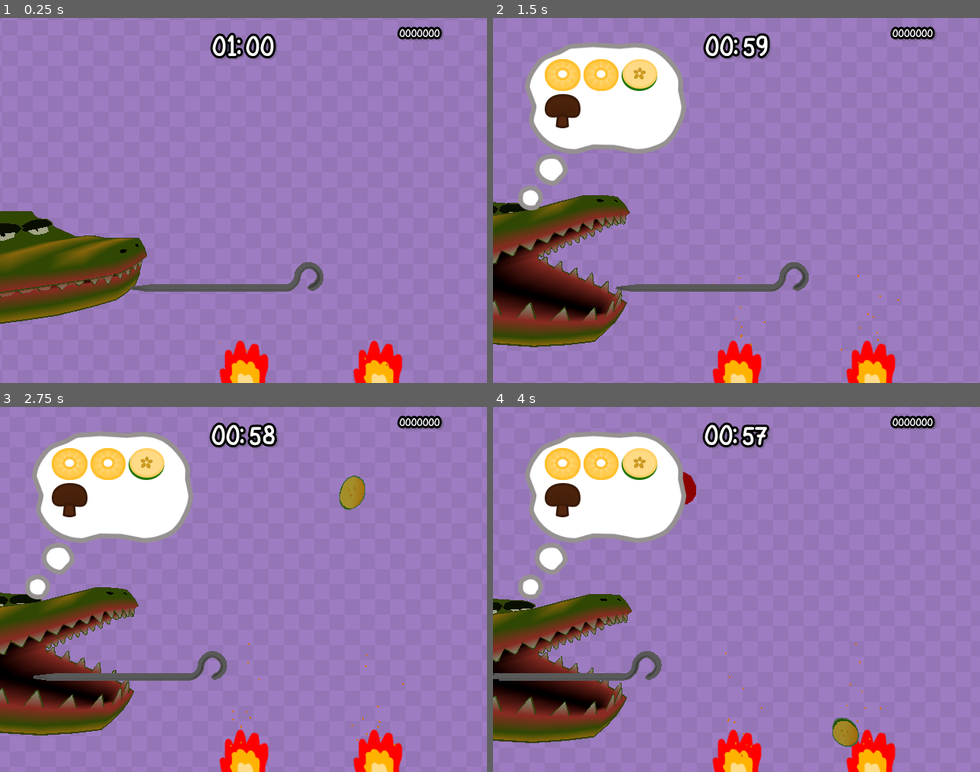
Above: before the commit, frames 1-4 (two rows, left to right).
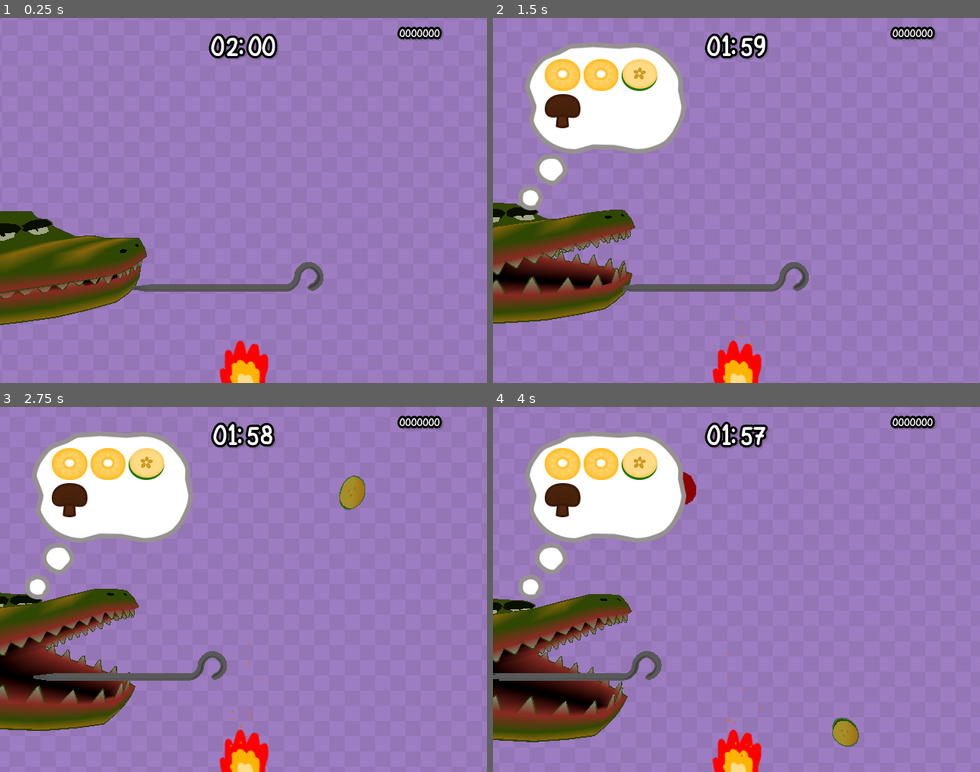
Above: after the commit, the same moments.

Repository: MartinLeGrand/AGES2026GameJam
Game: Godot game, scene res://Project/Maps/GameScene.tscn
Same seed, same stepped clock (60 frames per second), same inputs: the game is played once before the commit and once after it. The engine's default icon, where the game draws it, is replaced by a stand-in: a white triangle on a blue panel in a dark square.
Inputs:
- Up to frame 1 (0.25 s): no input
- Up to frame 2 (1.5 s): hold Right (ui_right) 0.53-1.28 s; tap Space (dash) at 0.6, 1.35 s; hold Left (ui_left) from 1.28 s (still down)
- Up to frame 3 (2.75 s): release Left (ui_left) at 2.03 s; hold Right (ui_right) from 2.03 s (still down); tap Space (dash) at 2.1 s
- Up to frame 4 (4 s): tap Space (dash) at 2.85, 3.6 s; release Right (ui_right) at 3.53 s; hold Left (ui_left) from 3.53 s (still down)

The runs differ from the first frame. In frame 1, 1.9% of the frame differs, in the area x 0-83%, y 3-100%; in frame 2, 11%, in the area x 0-84%, y 3-100%; in frame 3, 4.1%; in frame 4, 1.7%.

Commit message:
Pussa krokodilens mun rq

Diff:
--- a/Project/Globals/GameManager/game_manager.gd
+++ b/Project/Globals/GameManager/game_manager.gd
@@ -34,7 +34,7 @@
 
 @export_category("Game")
 @export var game_running: bool = false ## why is this export?
-@export var game_time: int = 60 ## Seconds until game ends
+@export var game_time: int = 120 ## Seconds until game ends
 
 @export_category("Eating")
 ## When croc eats food, it reviews it from 1-4 based on request.
@@ -79,6 +79,7 @@
 func _ready() -> void:
 	camera = get_viewport().get_camera_3d()
 
+	entire_spit_eaten.connect(func(): countdown_timer.start(countdown_timer.time_left + 15))
 
 
 func init_game() -> void:
--- a/Project/Maps/GameScene.tscn
+++ b/Project/Maps/GameScene.tscn
@@ -198,6 +198,3 @@
 
 [node name="Fire" parent="." unique_id=88479697 instance=ExtResource("10_q8uac")]
 transform = Transform3D(1, 0, 0, 0, 1, 0, 0, 0, 1, 0, -6.6969757, -5)
-
-[node name="Fire2" parent="." unique_id=1384899858 instance=ExtResource("10_q8uac")]
-transform = Transform3D(1, 0, 0, 0, 1, 0, 0, 0, 1, 5.8637524, -6.6969757, -5)
--- a/Project/Scripts/chomper.gd
+++ b/Project/Scripts/chomper.gd
@@ -7,6 +7,8 @@
 @export var jaw_close_time: float = 0.7
 
 var start_y: float = 0.0
+var target_rot_top: float = 0.0
+var target_rot_bottom: float = 0.0
 
 func _ready() -> void:
 	GameManager.order_created.connect(open_jaw)
@@ -26,10 +28,22 @@
 	angle_tween.tween_property(self, "global_rotation:z", deg_to_rad(3.0), 4.0).set_trans(Tween.TRANS_SINE).set_ease(Tween.EASE_IN_OUT)
 	angle_tween.tween_property(self, "global_rotation:z", deg_to_rad(-3.0), 4.0).set_trans(Tween.TRANS_SINE).set_ease(Tween.EASE_IN_OUT)
 
+func _process(delta: float) -> void:
+	croc_top.global_rotation_degrees.x = lerp(croc_top.global_rotation_degrees.x, target_rot_top, 2.0 * delta)
+	croc_bottom.global_rotation_degrees.x = lerp(croc_bottom.global_rotation_degrees.x, target_rot_bottom, 2.0 * delta)
+
 func open_jaw():
-	get_tree().create_tween().tween_property(croc_top, "global_rotation_degrees:x", 14.0, 1.0).set_trans(Tween.TRANS_SPRING).set_ease(Tween.EASE_OUT)
-	get_tree().create_tween().tween_property(croc_bottom, "global_rotation_degrees:x", -14.0, 1.0).set_trans(Tween.TRANS_SPRING).set_ease(Tween.EASE_OUT)
+	target_rot_top = 14.0
+	target_rot_bottom = -14.0
+
+	#get_tree().create_tween().tween_property(croc_top, "global_rotation_degrees:x", 14.0, 1.0).set_trans(Tween.TRANS_SPRING).set_ease(Tween.EASE_OUT)
+	#get_tree().create_tween().tween_property(croc_bottom, "global_rotation_degrees:x", -14.0, 1.0).set_trans(Tween.TRANS_SPRING).set_ease(Tween.EASE_OUT)
 
 func close_jaw():
-	get_tree().create_tween().tween_property(croc_top, "global_rotation_degrees:x", 0.0, 0.7).set_trans(Tween.TRANS_BOUNCE).set_ease(Tween.EASE_OUT)
-	get_tree().create_tween().tween_property(croc_bottom, "global_rotation_degrees:x", 2.0, 0.7).set_trans(Tween.TRANS_BOUNCE).set_ease(Tween.EASE_OUT)
+	print("Closing!")
+
+	target_rot_top = 0.0
+	target_rot_bottom = 2.0
+
+	#get_tree().create_tween().tween_property(croc_top, "global_rotation_degrees:x", 0.0, 0.7).set_trans(Tween.TRANS_BOUNCE).set_ease(Tween.EASE_OUT)
+	#get_tree().create_tween().tween_property(croc_bottom, "global_rotation_degrees:x", 2.0, 0.7).set_trans(Tween.TRANS_BOUNCE).set_ease(Tween.EASE_OUT)
